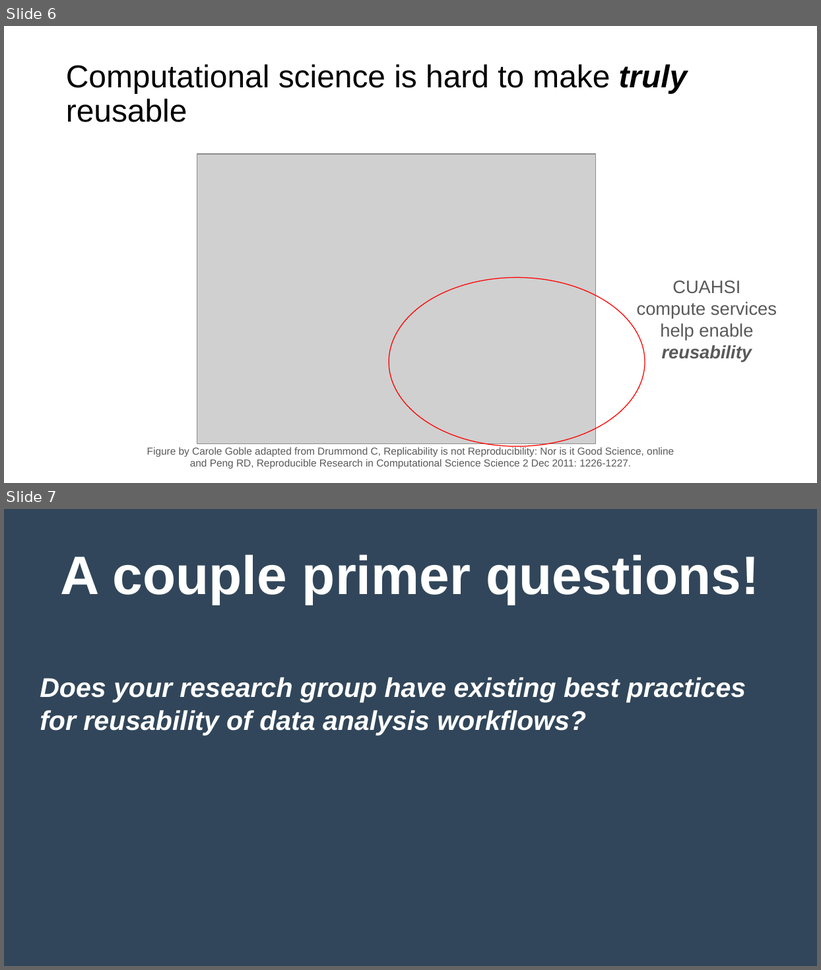
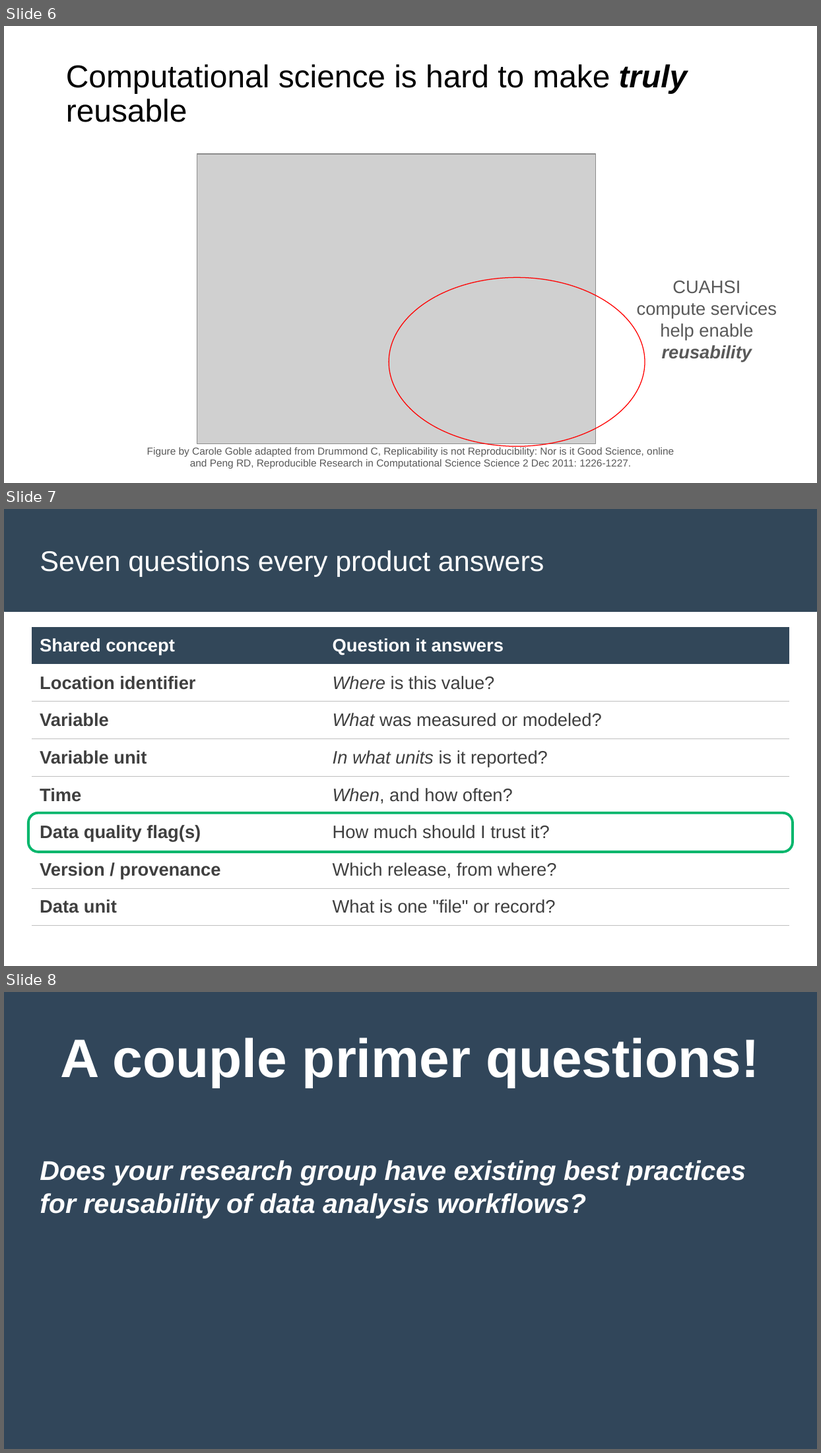
Before and after one commit to CUAHSI/federal-water-data-curriculum, a slide deck: teaching-materials/how-to-build/templates/template.pptx. Shown one above the other, each under a label of ours: slides 6 and 7 before the commit, slides 6, 7 and 8 after it. The pictures are 821x970 and 821x1453 pixels, drawn with LibreOffice and Linux fonts; fonts in the diff are those of the drawing; grey boxes stand for pictures. Boxes give left, top, right and bottom in pixels: in the first picture for what was removed or moved away, otherwise in the second. Text is boxed around its words. In the diff, an @@ line names an element or a change of style, - is before the commit and + after.

```diff
--- a/teaching-materials/how-to-build/templates/template.pptx
+++ b/teaching-materials/how-to-build/templates/template.pptx
@@ slide 7 added at <box>4,509,817,966</box>, background #FFFFFF @@
@@ rectangle added at <box>4,509,816,611</box>, fill #324759, outline #324759 0.75 pt @@
@@ title added at <box>40,550,544,576</box>, 25.2 pt, text #FFFFFF @@
+Seven questions every product answers
@@ table added at <box>32,627,789,926</box>, 8 rows, 2 columns @@
+Shared concept | Question it answers
+Location identifier | Where is this value?
+Variable | What was measured or modeled?
+Variable unit | In what units is it reported?
+Time | When, and how often?
+Data quality flag(s) | How much should I trust it?
+Version / provenance | Which release, from where?
+Data unit | What is one "file" or record?
@@ rounded rectangle added at <box>28,813,793,852</box>, outline #00B66C 2.25 pt @@
@@ what was slide 7 is now slide 8 @@
```
Also in this commit, not shown: 2 slides changed, 1 other slide added.
